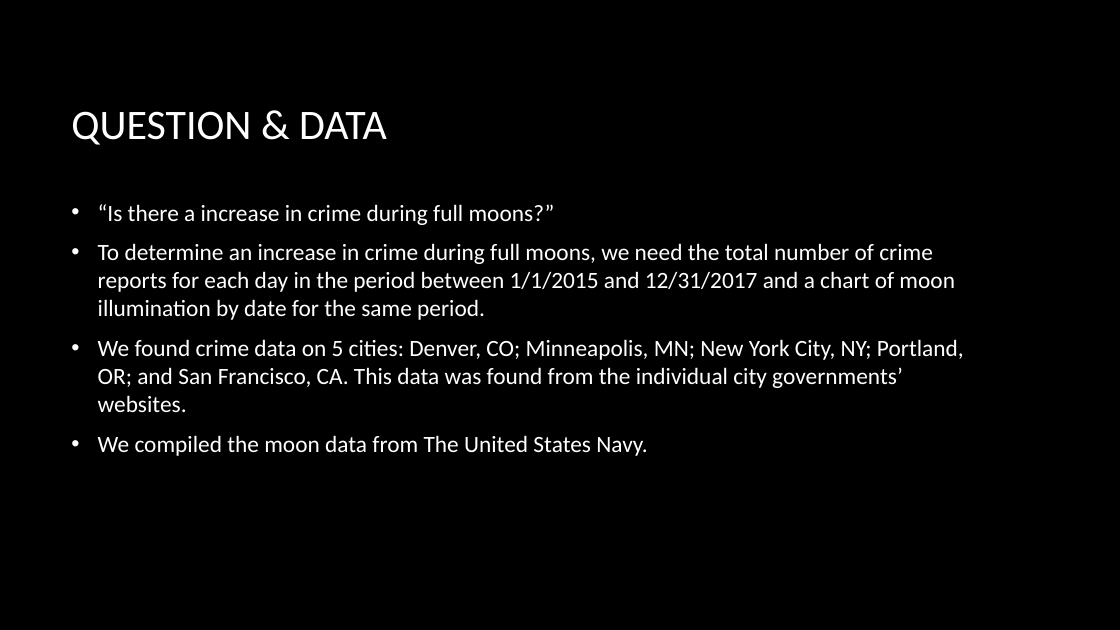
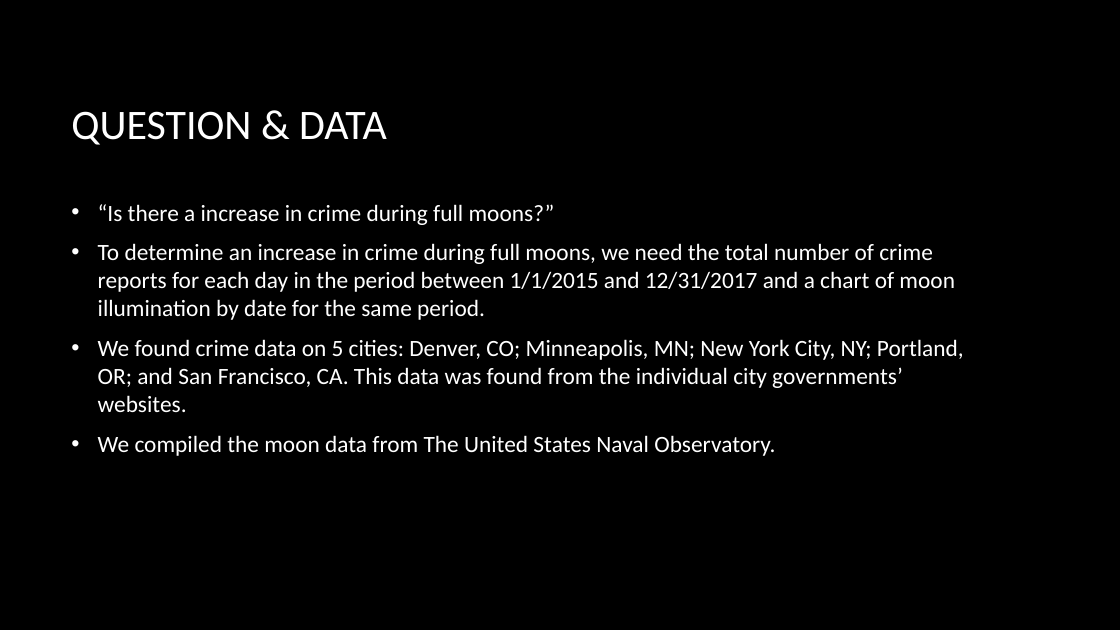
Before and after one commit to knwright/ProgressBar, a slide deck: slide 3 of Presentation.pptx. Drawn at 1120x630 pixels with LibreOffice and Linux fonts; fonts in the diff are those of the drawing; background and template pictures are left out. Boxes give left, top, right and bottom in pixels: in the first picture for what was removed or moved away, otherwise in the second. Text is boxed around its words. In the diff, an @@ line names an element or a change of style, - is before the commit and + after.

```diff
--- a/Presentation.pptx
+++ b/Presentation.pptx
@@ text at bbox=[98, 435, 775, 456]: text changed @@
-• We compiled the moon data from The United States Navy.
+• We compiled the moon data from The United States Naval Observatory.
```
Also in this commit, not shown: 2 other slides changed, 4 slides added, 1 slide removed.
